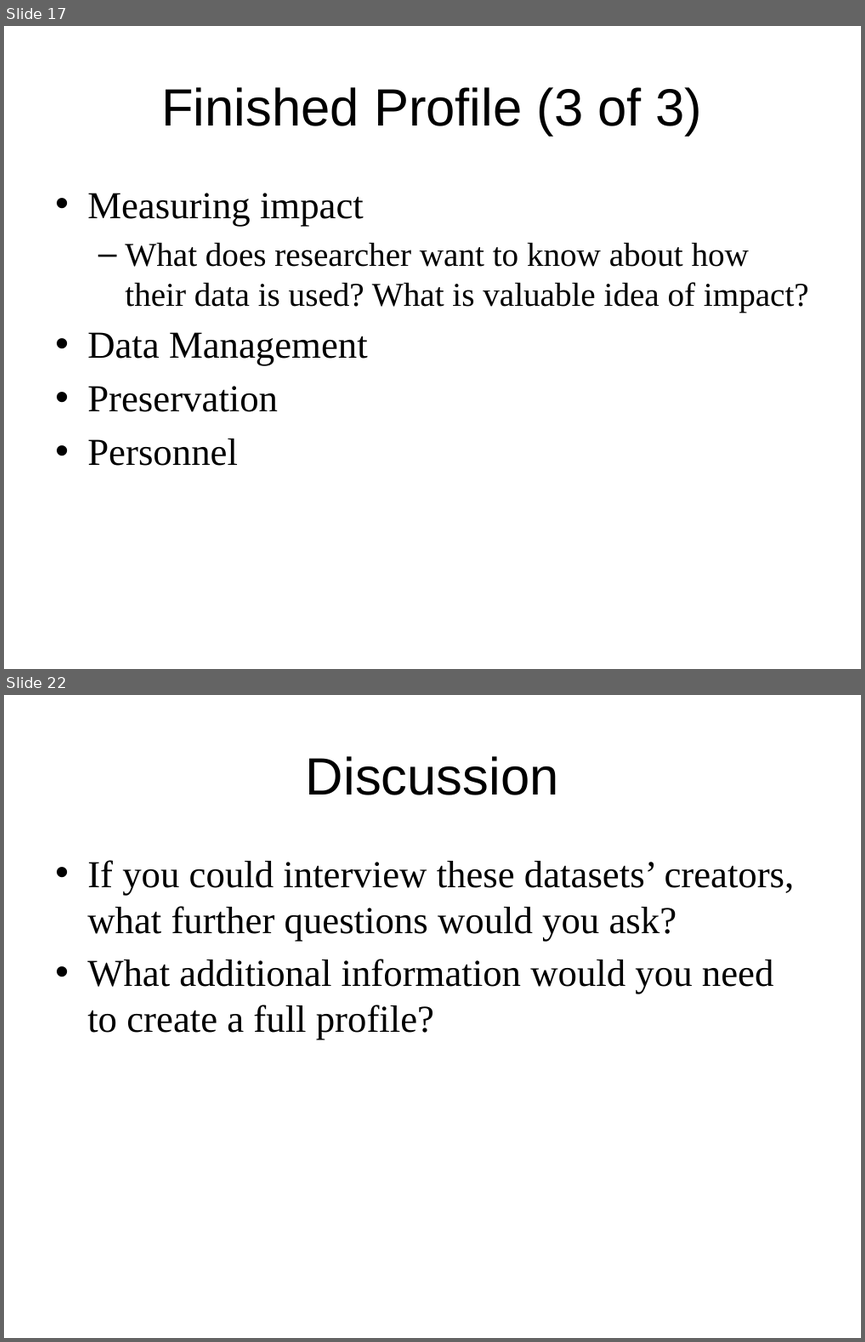
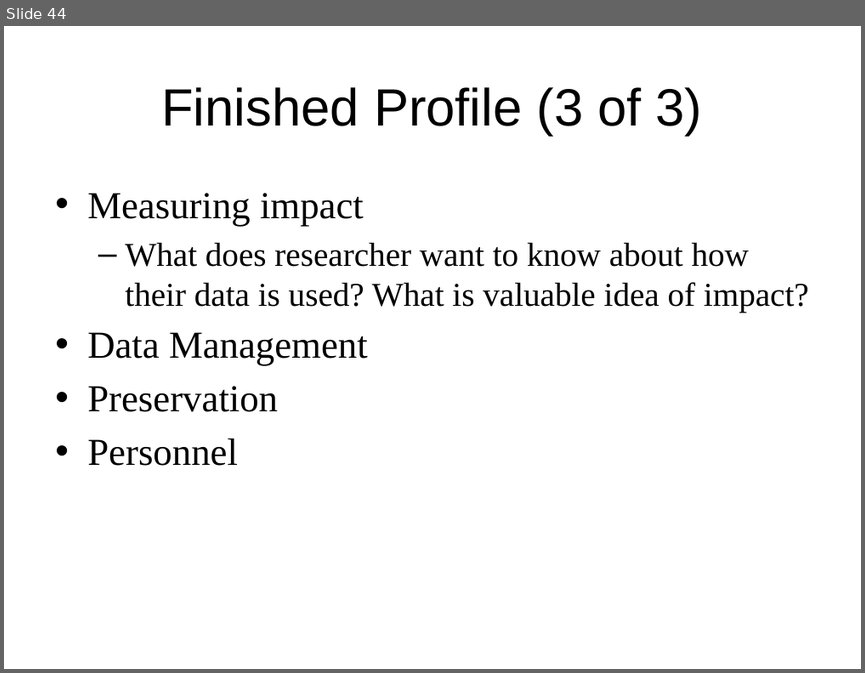
Before and after one commit to DataCurationWorkshop/Beijing-2015, a slide deck: Day1_Demo_DMPTools.pptx. Shown one above the other, each under a label of ours: slides 17 and 22 before the commit, slide 44 after it; the slides between them are not shown. The pictures are 865x1342 and 865x673 pixels, drawn with LibreOffice and Linux fonts; fonts in the diff are those of the drawing; background and template pictures are left out. Boxes give left, top, right and bottom in pixels: in the first picture for what was removed or moved away, otherwise in the second. Text is boxed around its words. In the diff, an @@ line names an element or a change of style, - is before the commit and + after.

```diff
--- a/Day1_Demo_DMPTools.pptx
+++ b/Day1_Demo_DMPTools.pptx
@@ slide 22 removed at [4,695,861,1338], background #FFFFFF @@
@@ title removed at [306,756,559,795] @@
-Discussion
@@ text removed at [87,860,794,1040] @@
-• If you could interview these datasets’ creators, what further questions would you ask?
-• What additional information would you need to create a full profile?
@@ what was slide 17 is now slide 44 @@
```
Also in this commit, not shown: 2 slides changed, 24 slides added, 5 other slides removed, 1 other file.
